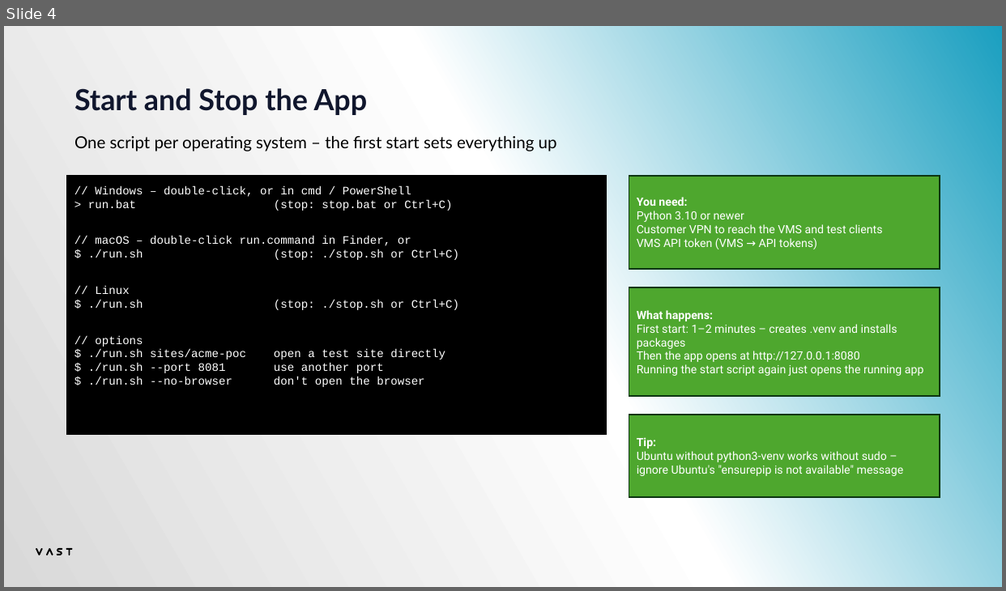
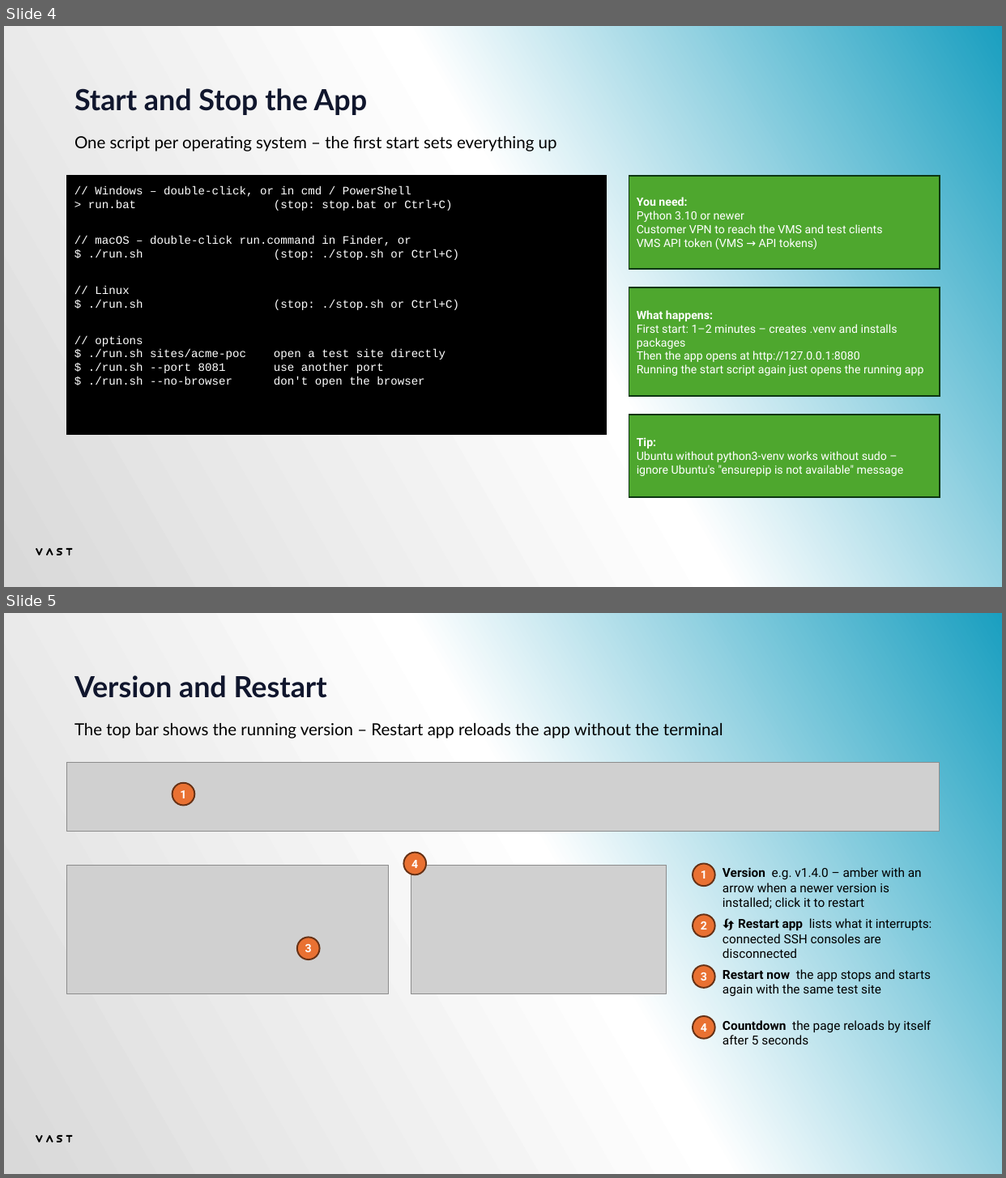
Before and after one commit to alexaung-staryskai/vast-test-automation, a slide deck: VAST Test Bench - Tester Manual.pptx. Shown one above the other, each under a label of ours: slide 4 before the commit, slides 4 and 5 after it. The pictures are 1006x591 and 1006x1178 pixels, drawn with LibreOffice and Linux fonts; fonts in the diff are those of the drawing; grey boxes stand for pictures. Boxes give left, top, right and bottom in pixels: in the first picture for what was removed or moved away, otherwise in the second. Text is boxed around its words. In the diff, an @@ line names an element or a change of style, - is before the commit and + after.

```diff
--- a/VAST Test Bench - Tester Manual.pptx
+++ b/VAST Test Bench - Tester Manual.pptx
@@ slide 5 added at bbox=[4, 613, 1002, 1174], background gradient #1A9FC0 to #FFFFFF to #D9D9D9; not listed: 4 template elements that a slide beside it also shows @@
@@ text added at bbox=[74, 675, 327, 698], 28 pt, text gradient #10162D to #1FD9FE, bold @@
+Version and Restart
@@ text added at bbox=[74, 723, 723, 739], 16 pt, text #000000 @@
+The top bar shows the running version – Restart app reloads the app without the terminal
@@ picture added at bbox=[67, 763, 940, 832] @@
@@ ellipse added at bbox=[172, 783, 195, 806], fill #E97132, outline #663216 1.5 pt, 11 pt, text #FFFFFF, bold @@
+1
@@ ellipse added at bbox=[404, 853, 426, 875], fill #E97132, outline #663216 1.5 pt, 11 pt, text #FFFFFF, bold @@
+4
@@ picture added at bbox=[67, 865, 389, 994] @@
@@ picture added at bbox=[411, 865, 667, 994] @@
@@ ellipse added at bbox=[692, 864, 715, 886], fill #E97132, outline #663216 1.5 pt, 11 pt, text #FFFFFF, bold @@
+1
@@ text added at bbox=[722, 867, 922, 909], 12 pt, text #000000 @@
+Version e.g. v1.4.0 – amber with an arrow when a newer version is installed; click it to restart
@@ ellipse added at bbox=[692, 914, 715, 937], fill #E97132, outline #663216 1.5 pt, 11 pt, text #FFFFFF, bold @@
+2
@@ text added at bbox=[722, 918, 932, 958], 12 pt, text #000000 @@
+🔄 Restart app lists what it interrupts: connected SSH consoles are disconnected
@@ ellipse added at bbox=[297, 937, 320, 960], fill #E97132, outline #663216 1.5 pt, 11 pt, text #FFFFFF, bold @@
+3
@@ ellipse added at bbox=[692, 965, 715, 988], fill #E97132, outline #663216 1.5 pt, 11 pt, text #FFFFFF, bold @@
+3
@@ text added at bbox=[722, 969, 931, 996], 12 pt, text #000000 @@
+Restart now the app stops and starts again with the same test site
@@ ellipse added at bbox=[692, 1016, 715, 1039], fill #E97132, outline #663216 1.5 pt, 11 pt, text #FFFFFF, bold @@
+4
@@ text added at bbox=[722, 1020, 931, 1045], 12 pt, text #000000 @@
+Countdown the page reloads by itself after 5 seconds
```
Also in this commit, not shown: 8 slides changed, 9 other slides added, 21 other files.
